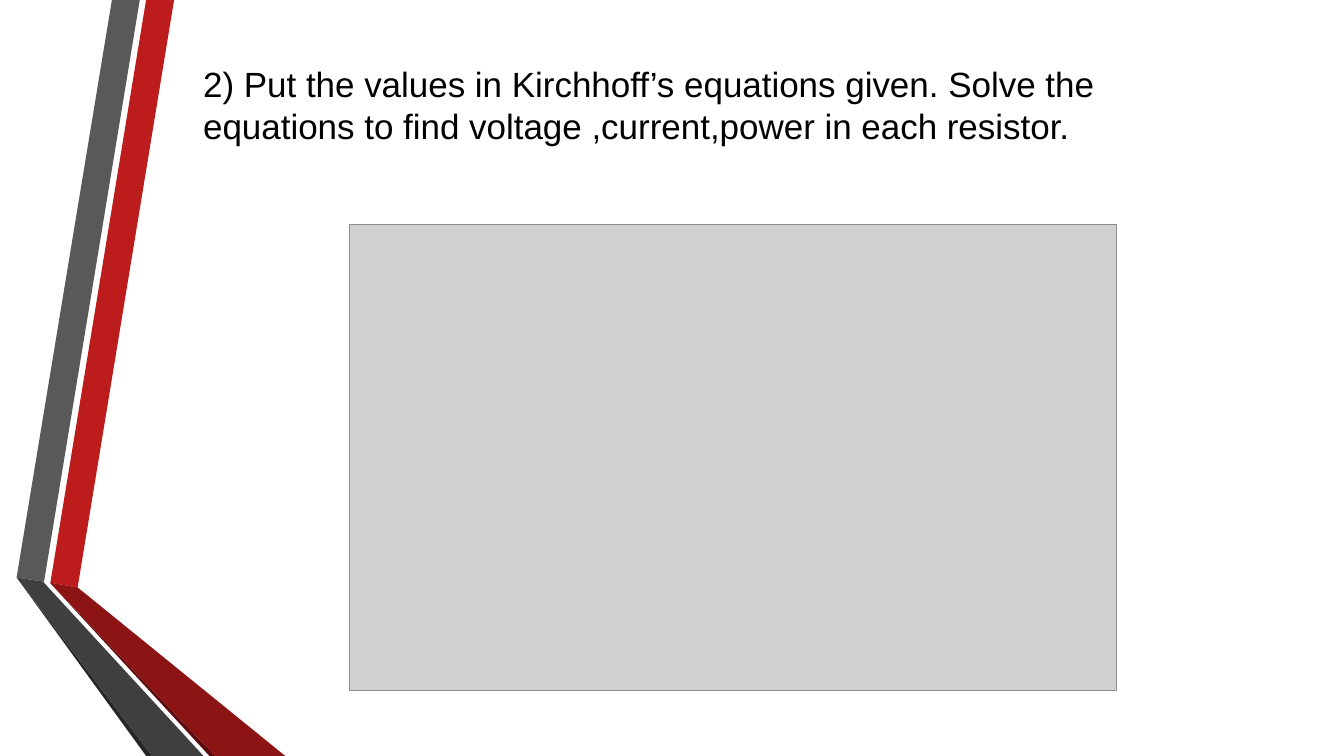
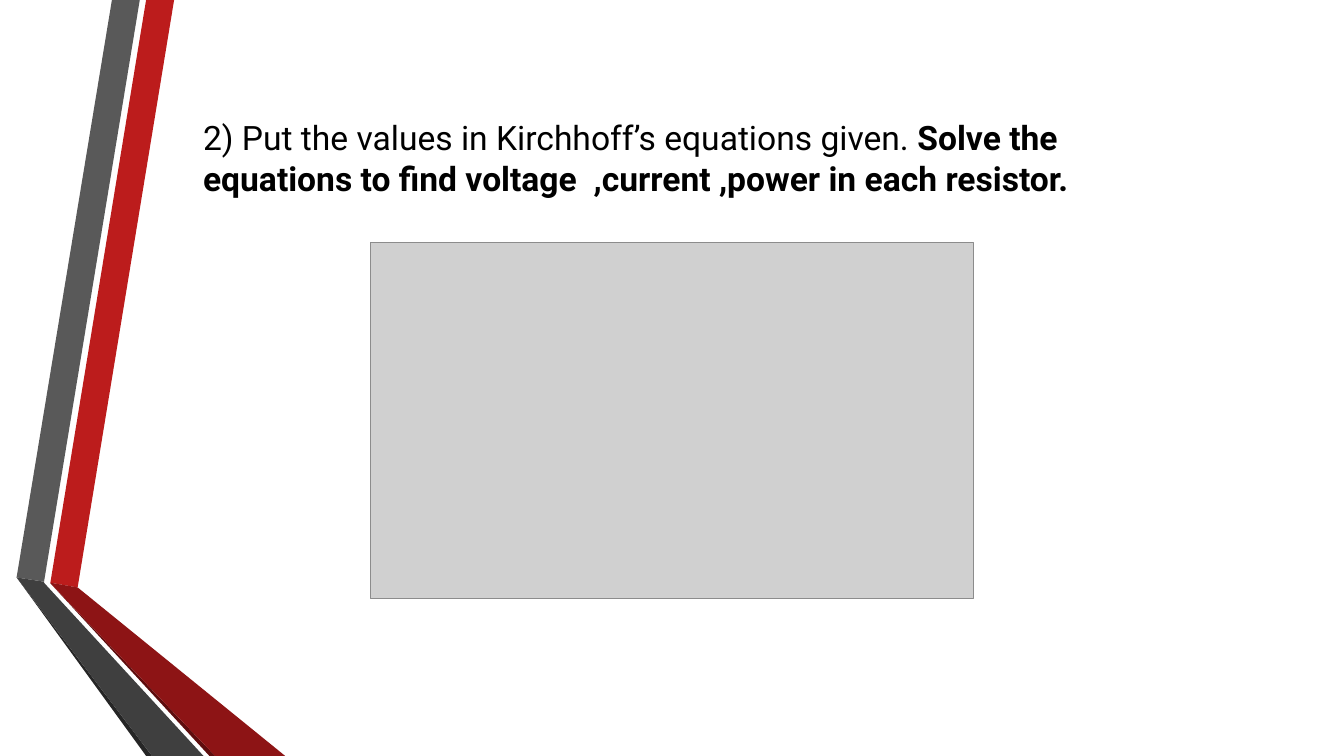
Before and after one commit to RahulAgrwal/Electrical-Virtual-lab, a slide deck: slide 4 of exp1/theoryimage/Procedure.pptx. Drawn at 1344x756 pixels with LibreOffice and Linux fonts; fonts in the diff are those of the drawing; grey boxes stand for pictures; background and template pictures are left out. Boxes give left, top, right and bottom in pixels: in the first picture for what was removed or moved away, otherwise in the second. Text is boxed around its words. In the diff, an @@ line names an element or a change of style, - is before the commit and + after.

```diff
--- a/exp1/theoryimage/Procedure.pptx
+++ b/exp1/theoryimage/Procedure.pptx
@@ text at (x1=203, y1=123, x2=1069, y2=198): text changed; size 25 to 24 pt; font Arial to Roboto; bold on @@
-2) Put the values in Kirchhoff’s equations given. Solve the equations to find voltage ,current,power in each resistor.
+2) Put the values in Kirchhoff’s equations given. Solve the equations to find voltage ,current ,power in each resistor.
@@ picture resized from (x1=350, y1=224, x2=1117, y2=691) to (x1=371, y1=243, x2=974, y2=599) @@
```
Also in this commit, not shown: 5 other slides changed, 14 other files.
